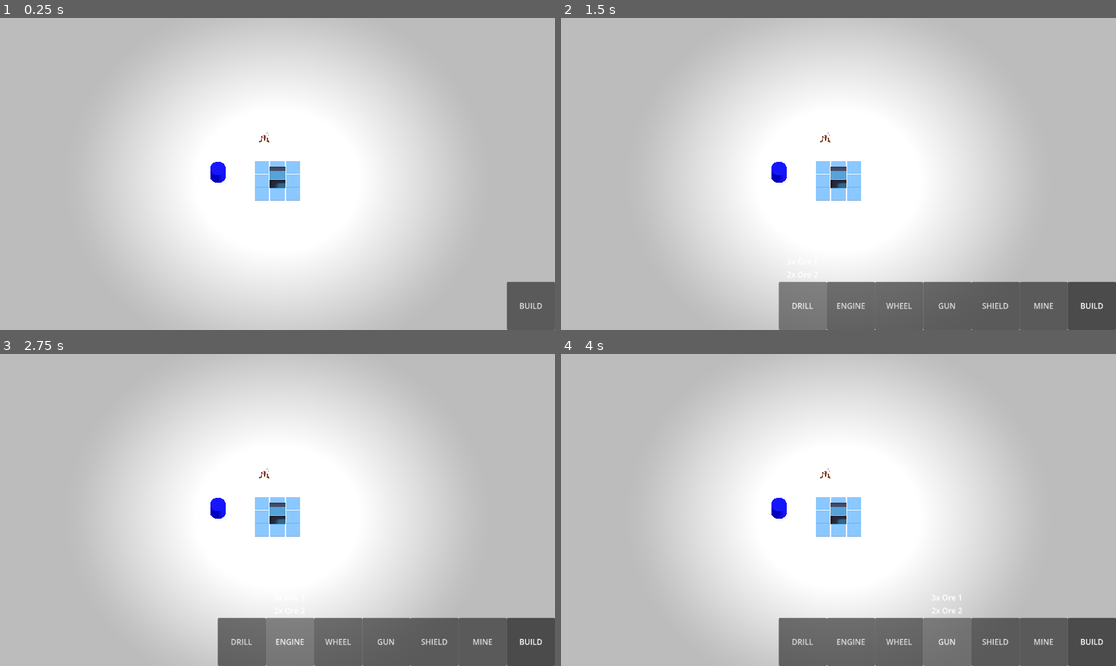
Above: before the commit, frames 1-4 (two rows, left to right).
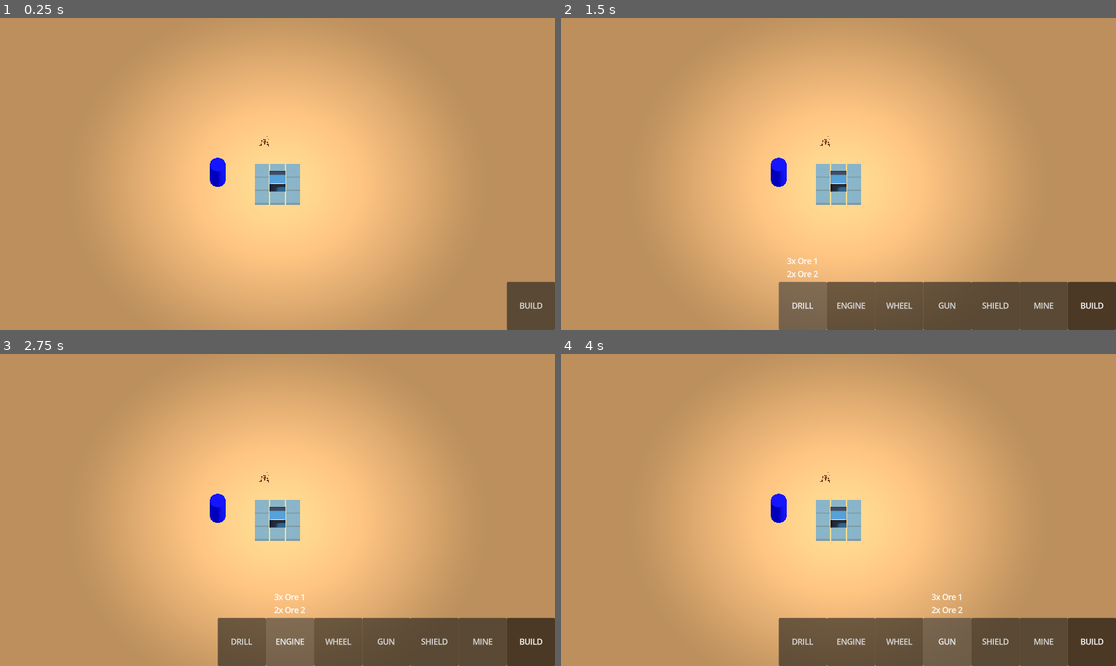
Above: after the commit, the same moments.

Repository: HedgeLizards/major
Game: Godot game, scene res://scenes/world.tscn
Same seed, same stepped clock (60 frames per second), same inputs: the game is played once before the commit and once after it. This scene is started directly instead of the project's main scene. The engine's default icon, where the game draws it, is replaced by a stand-in: a white triangle on a blue panel in a dark square.
Inputs:
- Up to frame 1 (0.25 s): no input
- Up to frame 2 (1.5 s): click "BUILD" at 0.5 s; click "DRILL" at 1.25 s
- Up to frame 3 (2.75 s): click "ENGINE" at 2 s
- Up to frame 4 (4 s): click "WHEEL" at 2.75 s; click "GUN" at 3.5 s

The runs differ from the first frame. In frame 1, 100% of the frame differs, in the area x 0-100%, y 0-100%; in frame 2, 100%; in frame 3, 100%; in frame 4, 100%.

Commit message:
Actual placement of components

Diff:
--- /dev/null
+++ b/code/Battery.gd
@@ -0,0 +1,3 @@
+extends MeshInstance3D
+
+var available = false
--- a/code/BuildMenu.gd
+++ b/code/BuildMenu.gd
@@ -3,31 +3,33 @@
 var screen_scale = DisplayServer.screen_get_scale(DisplayServer.window_get_current_screen())
 
 func _ready():
-	$VBoxContainer1.scale *= screen_scale
-	$VBoxContainer2.scale *= screen_scale
-	$VBoxContainer3.scale *= screen_scale
-	$VBoxContainer4.scale *= screen_scale
-	$VBoxContainer5.scale *= screen_scale
-	$VBoxContainer6.scale *= screen_scale
-	$Build.scale *= screen_scale
+	for child in get_children():
+		child.scale *= screen_scale
 
-func _on_drill_pressed():
-	pass # Replace with function body.
+func enable_placeholder(index):
+	for child in get_parent().get_node('Players').get_children():
+		if child.is_local():
+			child.enable_placeholder(index)
 
-func _on_engine_pressed():
-	pass # Replace with function body.
+			return
 
-func _on_wheel_pressed():
-	pass # Replace with function body.
+func show_labels(index):
+	var v_box_container = get_child(index)
+	var number_of_labels = v_box_container.get_child_count() - 1
 
-func _on_gun_pressed():
-	pass # Replace with function body.
+	v_box_container.pivot_offset.y += number_of_labels * 30
 
-func _on_shield_pressed():
-	pass # Replace with function body.
+	for i in number_of_labels:
+		v_box_container.get_child(i).visible = true
 
-func _on_mine_pressed():
-	pass # Replace with function body.
+func hide_labels(index):
+	var v_box_container = get_child(index)
+	var number_of_labels = v_box_container.get_child_count() - 1
+
+	v_box_container.pivot_offset.y -= number_of_labels * 30
+
+	for i in number_of_labels:
+		v_box_container.get_child(i).visible = false
 
 func _on_build_toggled(button_pressed):
 	var number_of_v_box_containers = get_child_count() - 1
@@ -45,22 +47,3 @@
 
 			tween.tween_property(v_box_container, 'offset_right', 0, 0.4)
 			tween.tween_property(v_box_container, 'modulate:a', 0, 0.4)
-
-func show_labels(index):
-	var v_box_container = get_child(index)
-	var number_of_labels = v_box_container.get_child_count() - 1
-
-	v_box_container.pivot_offset.y += number_of_labels * 30
-
-	for i in number_of_labels:
-		v_box_container.get_child(i).visible = true
-
-
-func hide_labels(index):
-	var v_box_container = get_child(index)
-	var number_of_labels = v_box_container.get_child_count() - 1
-
-	v_box_container.pivot_offset.y -= number_of_labels * 30
-
-	for i in number_of_labels:
-		v_box_container.get_child(i).visible = false
--- /dev/null
+++ b/code/Core.gd
@@ -0,0 +1,3 @@
+extends MeshInstance3D
+
+var available = false
--- /dev/null
+++ b/code/Drill.gd
@@ -0,0 +1,3 @@
+extends MeshInstance3D
+
+var available = false
--- /dev/null
+++ b/code/Free.gd
@@ -0,0 +1,3 @@
+extends MeshInstance3D
+
+var available = true
--- /dev/null
+++ b/code/Gun.gd
@@ -0,0 +1,3 @@
+extends MeshInstance3D
+
+var available = false
--- /dev/null
+++ b/code/Mine.gd
@@ -0,0 +1,3 @@
+extends MeshInstance3D
+
+var available = false
--- a/code/Placeholder.gd
+++ /dev/null
@@ -1,4 +0,0 @@
-extends MeshInstance3D
-
-func _ready():
-	set_surface_override_material(0, get_surface_override_material(0).duplicate())
--- /dev/null
+++ b/code/Shield.gd
@@ -0,0 +1,3 @@
+extends MeshInstance3D
+
+var available = false
--- a/code/Vehicle.gd
+++ b/code/Vehicle.gd
@@ -1,20 +1,29 @@
 extends Node3D
 
-var Placeholder = preload('res://scenes/placeholder.tscn')
+var Core = preload('res://scenes/core.tscn')
+var Free = preload('res://scenes/free.tscn')
+var Drill = preload('res://scenes/drill.tscn')
+var Battery = preload('res://scenes/battery.tscn')
+var Wheel = preload('res://scenes/wheel.tscn')
+var Gun = preload('res://scenes/gun.tscn')
+var Shield = preload('res://scenes/shield.tscn')
+var Mine = preload('res://scenes/mine.tscn')
+
 var core_row = 1
 var core_column = 1
+var placing
 var hovered_row
 var hovered_column
+
 var forward_speed := 5
 var rotation_speed := 1.0 * PI
-var is_local: bool
 
+@onready var camera = $Camera3D
 @onready var grid = [
 	[null, null, null],
-	[null, $Body/Engine, null],
+	[null, $Body/Core, null],
 	[null, null, null],
 ]
-@onready var camera = $Camera3D
 @onready var input := $PlayerInput
 
 # Set by the authority, synchronized on spawn.
@@ -24,61 +33,106 @@
 		# Give authority over the player input to the appropriate peer.
 		$PlayerInput.set_multiplayer_authority(id)
 
+func is_local():
+	return player == multiplayer.get_unique_id()
+
 func _ready():
-	is_local = player == multiplayer.get_unique_id()
 	if is_local:
 		camera.make_current()
+
 	for r in grid.size():
 		for c in grid[0].size():
-			if grid[r][c] == null:
-				var placeholder = Placeholder.instantiate()
+			if grid[r][c] != null:
+				continue
 
-				grid[r][c] = placeholder
+			var free = Free.instantiate()
 
-				placeholder.position.z = r - core_row
-				placeholder.position.x = c - core_column
+			free.position.x = c - core_column
+			free.position.y = -0.4
+			free.position.z = r - core_row
 
-				$Body.add_child(placeholder)
+			$Body.add_child(free)
 
-func _unhandled_input(event):
-	if !event is InputEventMouseMotion:
+			grid[r][c] = free
+
+func enable_placeholder(index):
+	placing = index
+
+	$Body/Placeholder.get_surface_override_material(0).albedo_color = [
+		Color.WHITE,
+		Color.YELLOW,
+		Color.ORANGE,
+		Color.RED,
+		Color.GRAY,
+		Color.BLACK,
+	][placing]
+
+func move_placeholder(mouse_position):
+	if placing == null:
 		return
 
-	var mouse_position = event.position
 	var intersection_point = Plane.PLANE_XZ.intersects_ray(
 		camera.project_ray_origin(mouse_position),
 		camera.project_ray_normal(mouse_position)
 	)
-	var new_hovered_row
-	var new_hovered_column
 
-	if intersection_point != null:
+	if intersection_point == null:
+		hovered_row = null
+		hovered_column = null
+	else:
 		intersection_point = (intersection_point - position).rotated(Vector3.UP, -$Body.rotation.y)
 
-		new_hovered_row = floor(intersection_point.z + 0.5) + core_row
-		new_hovered_column = floor(intersection_point.x + 0.5) + core_column
+		hovered_row = floor(intersection_point.z + 0.5) + core_row
+		hovered_column = floor(intersection_point.x + 0.5) + core_column
 
-		if new_hovered_row < 0 || new_hovered_row >= grid.size() || \
-			new_hovered_column < 0 || new_hovered_column >= grid[0].size() || \
-			grid[new_hovered_row][new_hovered_column].name == 'Engine':
-			new_hovered_row = null
-			new_hovered_column = null
+		if hovered_row < 0 || hovered_row >= grid.size() || \
+			hovered_column < 0 || hovered_column >= grid[0].size() || \
+			grid[hovered_row][hovered_column] == null || !grid[hovered_row][hovered_column].available:
+			hovered_row = null
+			hovered_column = null
 
-	if new_hovered_row == hovered_row && new_hovered_column == hovered_column:
-		return
+	if hovered_row == null:
+		$Body/Placeholder.visible = false
+	else:
+		$Body/Placeholder.visible = true
 
-	if hovered_row != null:
-		grid[hovered_row][hovered_column].get_surface_override_material(0).albedo_color = Color(0, 0.5, 1, 0.5)
+		$Body/Placeholder.position.x = hovered_column - core_column
+		$Body/Placeholder.position.z = hovered_row - core_row
 
-	hovered_row = new_hovered_row
-	hovered_column = new_hovered_column
+func _unhandled_input(event):
+	if event is InputEventMouseMotion:
+		move_placeholder(event.position)
+	elif event is InputEventMouseButton && event.button_index == MOUSE_BUTTON_LEFT && !event.pressed && hovered_row != null:
+		var component = [
+			Drill,
+			Battery,
+			Wheel,
+			Gun,
+			Shield,
+			Mine,
+		][placing].instantiate()
 
-	if hovered_row != null:
-		grid[hovered_row][hovered_column].get_surface_override_material(0).albedo_color = Color(1, 0.5, 0, 0.5)
+		component.position.x = hovered_column - core_column
+		component.position.z = hovered_row - core_row
 
+		$Body.add_child(component)
+
+		grid[hovered_row][hovered_column] = component
+
+		$Body/Placeholder.visible = false
+
+		placing = null
+		hovered_row = null
+		hovered_column = null
+
+func _notification(what):
+	if what == MainLoop.NOTIFICATION_APPLICATION_FOCUS_IN:
+		move_placeholder(get_viewport().get_mouse_position())
 
 func _physics_process(delta: float):
 	var inp: Vector2 = input.inp
+	if inp.x != 0:
+		move_placeholder(get_viewport().get_mouse_position())
 	var rot := rotation_speed * inp.x * delta
 	var speed := forward_speed * inp.y * delta
 	$Body.rotation.y += rot
--- /dev/null
+++ b/code/Wheel.gd
@@ -0,0 +1,3 @@
+extends MeshInstance3D
+
+var available = false
--- a/code/world.gd
+++ b/code/world.gd
@@ -32,7 +32,7 @@
 	character.player = id
 	# Randomize character position.
 	var pos := Vector2.from_angle(randf() * 2 * PI)
-	character.position = Vector3(pos.x * SPAWN_RANDOM * randf(), 0, pos.y * SPAWN_RANDOM * randf())
+	character.position = Vector3(pos.x * SPAWN_RANDOM * randf(), 0.5, pos.y * SPAWN_RANDOM * randf())
 	character.name = str(id)
 	$Players.add_child(character, true)
 
--- a/project.godot
+++ b/project.godot
@@ -18,6 +18,10 @@
 [display]
 
 window/size/mode=3
+
+[gui]
+
+theme/default_font_multichannel_signed_distance_field=true
 
 [input]
 
--- a/scenes/engine.tscn
+++ b/scenes/battery.tscn
@@ -1,12 +1,13 @@
 [gd_scene load_steps=4 format=3 uid="uid://c3bkqnsp2ha6r"]
 
-[ext_resource type="Texture2D" uid="uid://0sr0a0kr4dta" path="res://icon.svg" id="1_e2klx"]
+[ext_resource type="Script" path="res://code/Battery.gd" id="1_gyl6v"]
 
 [sub_resource type="BoxMesh" id="BoxMesh_jw625"]
 
 [sub_resource type="StandardMaterial3D" id="StandardMaterial3D_7shco"]
-albedo_texture = ExtResource("1_e2klx")
+albedo_color = Color(1, 1, 0, 1)
 
-[node name="Engine" type="MeshInstance3D"]
+[node name="Battery" type="MeshInstance3D"]
 mesh = SubResource("BoxMesh_jw625")
 surface_material_override/0 = SubResource("StandardMaterial3D_7shco")
+script = ExtResource("1_gyl6v")
--- a/scenes/build_menu.tscn
+++ b/scenes/build_menu.tscn
@@ -74,7 +74,7 @@
 horizontal_alignment = 1
 vertical_alignment = 1
 
-[node name="Engine" type="Button" parent="VBoxContainer2"]
+[node name="Battery" type="Button" parent="VBoxContainer2"]
 custom_minimum_size = Vector2(100, 100)
 layout_mode = 2
 focus_mode = 0
@@ -238,20 +238,20 @@
 
 [connection signal="mouse_entered" from="VBoxContainer1/Drill" to="." method="show_labels" binds= [0]]
 [connection signal="mouse_exited" from="VBoxContainer1/Drill" to="." method="hide_labels" binds= [0]]
-[connection signal="pressed" from="VBoxContainer1/Drill" to="." method="_on_drill_pressed"]
-[connection signal="mouse_entered" from="VBoxContainer2/Engine" to="." method="show_labels" binds= [1]]
-[connection signal="mouse_exited" from="VBoxContainer2/Engine" to="." method="hide_labels" binds= [1]]
-[connection signal="pressed" from="VBoxContainer2/Engine" to="." method="_on_engine_pressed"]
+[connection signal="pressed" from="VBoxContainer1/Drill" to="." method="enable_placeholder" binds= [0]]
+[connection signal="mouse_entered" from="VBoxContainer2/Battery" to="." method="show_labels" binds= [1]]
+[connection signal="mouse_exited" from="VBoxContainer2/Battery" to="." method="hide_labels" binds= [1]]
+[connection signal="pressed" from="VBoxContainer2/Battery" to="." method="enable_placeholder" binds= [1]]
 [connection signal="mouse_entered" from="VBoxContainer3/Wheel" to="." method="show_labels" binds= [2]]
 [connection signal="mouse_exited" from="VBoxContainer3/Wheel" to="." method="hide_labels" binds= [2]]
-[connection signal="pressed" from="VBoxContainer3/Wheel" to="." method="_on_wheel_pressed"]
+[connection signal="pressed" from="VBoxContainer3/Wheel" to="." method="enable_placeholder" binds= [2]]
 [connection signal="mouse_entered" from="VBoxContainer4/Gun" to="." method="show_labels" binds= [3]]
 [connection signal="mouse_exited" from="VBoxContainer4/Gun" to="." method="hide_labels" binds= [3]]
-[connection signal="pressed" from="VBoxContainer4/Gun" to="." method="_on_gun_pressed"]
+[connection signal="pressed" from="VBoxContainer4/Gun" to="." method="enable_placeholder" binds= [3]]
 [connection signal="mouse_entered" from="VBoxContainer5/Shield" to="." method="show_labels" binds= [4]]
 [connection signal="mouse_exited" from="VBoxContainer5/Shield" to="." method="hide_labels" binds= [4]]
-[connection signal="pressed" from="VBoxContainer5/Shield" to="." method="_on_shield_pressed"]
+[connection signal="pressed" from="VBoxContainer5/Shield" to="." method="enable_placeholder" binds= [4]]
 [connection signal="mouse_entered" from="VBoxContainer6/Mine" to="." method="show_labels" binds= [5]]
 [connection signal="mouse_exited" from="VBoxContainer6/Mine" to="." method="hide_labels" binds= [5]]
-[connection signal="pressed" from="VBoxContainer6/Mine" to="." method="_on_mine_pressed"]
+[connection signal="pressed" from="VBoxContainer6/Mine" to="." method="enable_placeholder" binds= [5]]
 [connection signal="toggled" from="Build" to="." method="_on_build_toggled"]
--- /dev/null
+++ b/scenes/core.tscn
@@ -0,0 +1,14 @@
+[gd_scene load_steps=5 format=3 uid="uid://bs0x170nmf570"]
+
+[ext_resource type="Texture2D" uid="uid://0sr0a0kr4dta" path="res://icon.svg" id="1_qro18"]
+[ext_resource type="Script" path="res://code/Core.gd" id="2_mc08k"]
+
+[sub_resource type="BoxMesh" id="BoxMesh_iip1c"]
+
+[sub_resource type="StandardMaterial3D" id="StandardMaterial3D_bsu6l"]
+albedo_texture = ExtResource("1_qro18")
+
+[node name="Core" type="MeshInstance3D"]
+mesh = SubResource("BoxMesh_iip1c")
+surface_material_override/0 = SubResource("StandardMaterial3D_bsu6l")
+script = ExtResource("2_mc08k")
--- /dev/null
+++ b/scenes/drill.tscn
@@ -0,0 +1,12 @@
+[gd_scene load_steps=4 format=3 uid="uid://b103ggyex3ymn"]
+
+[ext_resource type="Script" path="res://code/Drill.gd" id="1_5gdtq"]
+
+[sub_resource type="BoxMesh" id="BoxMesh_w4ofd"]
+
+[sub_resource type="StandardMaterial3D" id="StandardMaterial3D_5jami"]
+
+[node name="Drill" type="MeshInstance3D"]
+mesh = SubResource("BoxMesh_w4ofd")
+surface_material_override/0 = SubResource("StandardMaterial3D_5jami")
+script = ExtResource("1_5gdtq")
--- a/scenes/placeholder.tscn
+++ b/scenes/free.tscn
@@ -1,6 +1,6 @@
 [gd_scene load_steps=4 format=3 uid="uid://bum7r75uny8oo"]
 
-[ext_resource type="Script" path="res://code/Placeholder.gd" id="1_turak"]
+[ext_resource type="Script" path="res://code/Free.gd" id="1_ay3nt"]
 
 [sub_resource type="BoxMesh" id="BoxMesh_ga8bv"]
 size = Vector3(0.9, 0.2, 0.9)
@@ -9,7 +9,7 @@
 transparency = 1
 albedo_color = Color(0, 0.501961, 1, 0.501961)
 
-[node name="Placeholder" type="MeshInstance3D"]
+[node name="Free" type="MeshInstance3D"]
 mesh = SubResource("BoxMesh_ga8bv")
 surface_material_override/0 = SubResource("StandardMaterial3D_nvnn2")
-script = ExtResource("1_turak")
+script = ExtResource("1_ay3nt")
--- /dev/null
+++ b/scenes/gun.tscn
@@ -0,0 +1,13 @@
+[gd_scene load_steps=4 format=3 uid="uid://cph0xkn0a38ev"]
+
+[ext_resource type="Script" path="res://code/Gun.gd" id="1_1llai"]
+
+[sub_resource type="BoxMesh" id="BoxMesh_4g67b"]
+
+[sub_resource type="StandardMaterial3D" id="StandardMaterial3D_ui3ok"]
+albedo_color = Color(1, 0, 0, 1)
+
+[node name="Gun" type="MeshInstance3D"]
+mesh = SubResource("BoxMesh_4g67b")
+surface_material_override/0 = SubResource("StandardMaterial3D_ui3ok")
+script = ExtResource("1_1llai")
--- /dev/null
+++ b/scenes/mine.tscn
@@ -0,0 +1,13 @@
+[gd_scene load_steps=4 format=3 uid="uid://bq5fk4xuitqfi"]
+
+[ext_resource type="Script" path="res://code/Mine.gd" id="1_o636s"]
+
+[sub_resource type="BoxMesh" id="BoxMesh_3j1gb"]
+
+[sub_resource type="StandardMaterial3D" id="StandardMaterial3D_c2d5o"]
+albedo_color = Color(0, 0, 0, 1)
+
+[node name="Mine" type="MeshInstance3D"]
+mesh = SubResource("BoxMesh_3j1gb")
+surface_material_override/0 = SubResource("StandardMaterial3D_c2d5o")
+script = ExtResource("1_o636s")
--- /dev/null
+++ b/scenes/shield.tscn
@@ -0,0 +1,13 @@
+[gd_scene load_steps=4 format=3 uid="uid://1r5kph24y6bi"]
+
+[ext_resource type="Script" path="res://code/Shield.gd" id="1_8jmps"]
+
+[sub_resource type="BoxMesh" id="BoxMesh_sb158"]
+
+[sub_resource type="StandardMaterial3D" id="StandardMaterial3D_yiaii"]
+albedo_color = Color(0.75, 0.75, 0.75, 1)
+
+[node name="Shield" type="MeshInstance3D"]
+mesh = SubResource("BoxMesh_sb158")
+surface_material_override/0 = SubResource("StandardMaterial3D_yiaii")
+script = ExtResource("1_8jmps")
--- a/scenes/vehicle.tscn
+++ b/scenes/vehicle.tscn
@@ -1,8 +1,12 @@
-[gd_scene load_steps=6 format=3 uid="uid://dukdcih3ch01f"]
+[gd_scene load_steps=8 format=3 uid="uid://dukdcih3ch01f"]
 
 [ext_resource type="Script" path="res://code/Vehicle.gd" id="2_ewdcd"]
-[ext_resource type="PackedScene" uid="uid://c3bkqnsp2ha6r" path="res://scenes/engine.tscn" id="2_qp2py"]
 [ext_resource type="Script" path="res://code/playerinput.gd" id="3_8kft6"]
+[ext_resource type="PackedScene" uid="uid://bs0x170nmf570" path="res://scenes/core.tscn" id="3_ac747"]
+
+[sub_resource type="BoxMesh" id="BoxMesh_qfcyh"]
+
+[sub_resource type="StandardMaterial3D" id="StandardMaterial3D_g1u7y"]
 
 [sub_resource type="SceneReplicationConfig" id="SceneReplicationConfig_34npo"]
 properties/0/path = NodePath(".:position")
@@ -34,8 +38,12 @@
 
 [node name="Body" type="Node3D" parent="."]
 
-[node name="Engine" parent="Body" instance=ExtResource("2_qp2py")]
-transform = Transform3D(1, 0, 0, 0, 1, 0, 0, 0, 1, 0, 0.5, 0)
+[node name="Placeholder" type="MeshInstance3D" parent="Body"]
+visible = false
+mesh = SubResource("BoxMesh_qfcyh")
+surface_material_override/0 = SubResource("StandardMaterial3D_g1u7y")
+
+[node name="Core" parent="Body" instance=ExtResource("3_ac747")]
 
 [node name="OmniLight3D" type="OmniLight3D" parent="."]
 transform = Transform3D(1, 0, 0, 0, 1, 0, 0, 0, 1, 0, 5, 0)
--- /dev/null
+++ b/scenes/wheel.tscn
@@ -0,0 +1,13 @@
+[gd_scene load_steps=4 format=3 uid="uid://cqyvkiou11o8"]
+
+[ext_resource type="Script" path="res://code/Wheel.gd" id="1_7ggqh"]
+
+[sub_resource type="BoxMesh" id="BoxMesh_21pd7"]
+
+[sub_resource type="StandardMaterial3D" id="StandardMaterial3D_yqs46"]
+albedo_color = Color(1, 0.65, 0, 1)
+
+[node name="Wheel" type="MeshInstance3D"]
+mesh = SubResource("BoxMesh_21pd7")
+surface_material_override/0 = SubResource("StandardMaterial3D_yqs46")
+script = ExtResource("1_7ggqh")
--- a/scenes/world.tscn
+++ b/scenes/world.tscn
@@ -13,6 +13,7 @@
 size = Vector2(200, 300)
 
 [sub_resource type="StandardMaterial3D" id="StandardMaterial3D_leg26"]
+albedo_color = Color(1, 0.768627, 0.501961, 1)
 
 [sub_resource type="StandardMaterial3D" id="StandardMaterial3D_sdyhi"]
 albedo_color = Color(0, 0, 1, 1)
@@ -29,11 +30,10 @@
 
 [node name="Floor" type="MeshInstance3D" parent="."]
 mesh = SubResource("PlaneMesh_l287f")
-skeleton = NodePath("")
 surface_material_override/0 = SubResource("StandardMaterial3D_leg26")
 
 [node name="MeshInstance3D" type="MeshInstance3D" parent="."]
-transform = Transform3D(1, 0, 0, 0, 1, 0, 0, 0, 1, -2.98669, 0, 0)
+transform = Transform3D(1, 0, 0, 0, 1, 0, 0, 0, 1, -3, 1, 0)
 material_override = SubResource("StandardMaterial3D_sdyhi")
 mesh = SubResource("CylinderMesh_pcac1")
 
Not shown, added: models/Modules/Battery.gltf.import
Not shown, added: models/Modules/Bomb.gltf.import
Not shown, added: models/Modules/Bombthrower.gltf.import
Not shown, added: models/Modules/Drill.gltf.import
Not shown, added: models/Modules/Gun.gltf.import
Not shown, added: models/Modules/Shield.gltf.import
Not shown, added: models/Modules/Wheel.gltf.import
